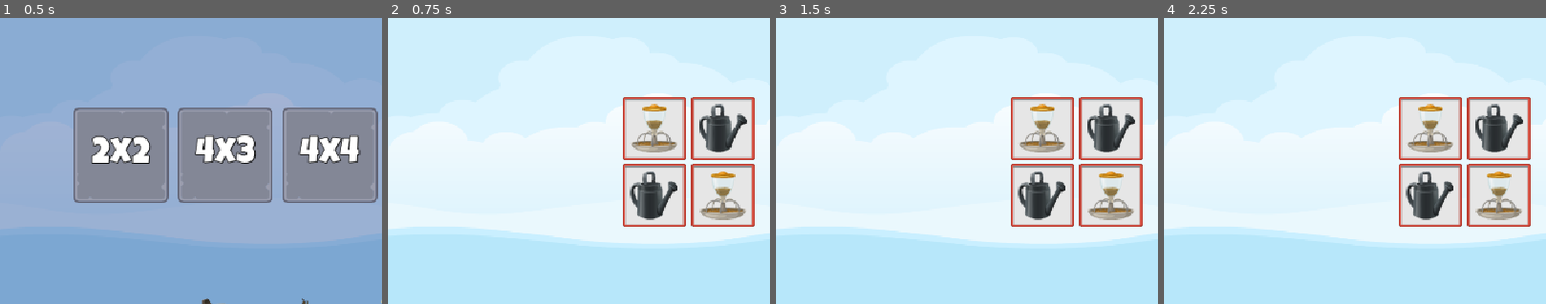
Above: before the commit, frames 1-4 (left to right).
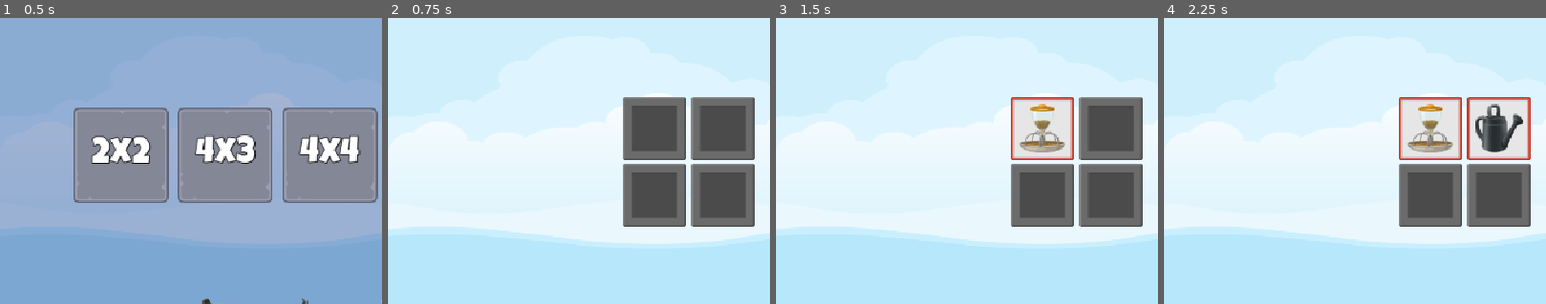
Above: after the commit, the same moments.

Repository: Sanaubia/MemoryMadness
Game: Godot game, scene res://Scenes/Master/Master.tscn
Same seed, same stepped clock (60 frames per second), same inputs: the game is played once before the commit and once after it.
Inputs (mouse positions are % of the whole screen's width and height, from its top left):
- Up to frame 1 (0.5 s): no input
- Up to frame 2 (0.75 s): click "2x2" at 0.5 s
- Up to frame 3 (1.5 s): click (35, 44) at 1.25 s
- Up to frame 4 (2.25 s): click (44, 44) at 2.02 s
The pictures show only the part of the screen within x 0-50%, y 25-75%; the shares and areas given below are measured in that part.

Frame 1 is identical in both runs. In frame 2, 14% of the frame differs, in the area x 61-96%, y 27-73%; in frame 3, 9.9%; in frame 4, 6.8%.

Commit message:
Card selector created

Diff:
--- a/Globals/SignalHub.gd
+++ b/Globals/SignalHub.gd
@@ -2,9 +2,13 @@
 
 signal on_level_selected(level_num: int)
 signal on_game_exit_pressed
+signal on_tile_selected(tile: MemoryTile)
 
 func emit_on_level_selected(level_num: int) -> void:
 	on_level_selected.emit(level_num)
 
 func emit_on_game_exit_pressed() -> void:
 	on_game_exit_pressed.emit()
+
+func emit_on_tile_selected(tile: MemoryTile) -> void:
+	on_tile_selected.emit(tile)
--- a/Scenes/Game/Game.tscn
+++ b/Scenes/Game/Game.tscn
@@ -1,10 +1,11 @@
-[gd_scene load_steps=6 format=3 uid="uid://ca8bu7gsyepo7"]
+[gd_scene load_steps=7 format=3 uid="uid://ca8bu7gsyepo7"]
 
 [ext_resource type="Script" uid="uid://drx4p0t40ot8v" path="res://Scenes/Game/Game.gd" id="1_3k6gv"]
 [ext_resource type="Texture2D" uid="uid://dj4o70iqsvt60" path="res://assets/ui/blue_button00.png" id="2_xbxml"]
 [ext_resource type="LabelSettings" uid="uid://dhhouwadecnak" path="res://Resources/DarkLable_24.tres" id="2_y3kpf"]
 [ext_resource type="LabelSettings" uid="uid://c18wuy3028ll" path="res://Resources/WhiteLable_24.tres" id="3_y3kpf"]
 [ext_resource type="Texture2D" uid="uid://bojeajchkkaml" path="res://assets/ui/green_button00.png" id="4_ln2h6"]
+[ext_resource type="PackedScene" uid="uid://c2srl5nyaogsu" path="res://Scenes/Scorer/Scorer.tscn" id="6_3k6gv"]
 
 [node name="Game" type="Control"]
 layout_mode = 3
@@ -93,4 +94,6 @@
 horizontal_alignment = 1
 vertical_alignment = 1
 
+[node name="Scorer" parent="." instance=ExtResource("6_3k6gv")]
+
 [connection signal="pressed" from="HBoxContainer/MarginContainer/VBoxContainer/ExitButton" to="." method="_on_exit_button_pressed"]
--- a/Scenes/MemoryTile/MemoryTile.gd
+++ b/Scenes/MemoryTile/MemoryTile.gd
@@ -5,14 +5,19 @@
 @onready var frame_image: TextureRect = $FrameImage
 @onready var item_image: TextureRect = $ItemImage
 
-
 # Called when the node enters the scene tree for the first time.
 func _ready() -> void:
-	pass # Replace with function body.
+	reveal(false)
+
+func reveal(r: bool) -> void:
+	frame_image.visible = r
+	item_image.visible = r
 
 func setup(image: Texture2D, frame: Texture2D) -> void:
 	frame_image.texture = frame
 	item_image.texture = image
 
 func _on_pressed() -> void:
-	pass # Replace with function body.
+	if Scorer.SelectionEnabled == true:
+		reveal(true)
+		SignalHub.emit_on_tile_selected(self)
--- /dev/null
+++ b/Scenes/Scorer/Scorer.gd
@@ -0,0 +1,19 @@
+extends Node
+
+class_name Scorer
+
+static var SelectionEnabled: bool = true
+
+@onready var sound: AudioStreamPlayer = $Sound
+
+var _selections: Array[MemoryTile]
+
+func _enter_tree() -> void:
+	SignalHub.on_tile_selected.connect(on_tile_selected)
+
+func on_tile_selected(tile: MemoryTile) -> void:
+	if tile in _selections:
+		return
+
+	_selections.append(tile)
+	sound.play()
--- /dev/null
+++ b/Scenes/Scorer/Scorer.tscn
@@ -0,0 +1,10 @@
+[gd_scene load_steps=3 format=3 uid="uid://c2srl5nyaogsu"]
+
+[ext_resource type="Script" uid="uid://c7fxdkbxaqnqi" path="res://Scenes/Scorer/Scorer.gd" id="1_pmgxc"]
+[ext_resource type="AudioStream" uid="uid://cr133qy31brpw" path="res://assets/sounds/sfx_sounds_impact1.wav" id="2_0k60u"]
+
+[node name="Scorer" type="Node"]
+script = ExtResource("1_pmgxc")
+
+[node name="Sound" type="AudioStreamPlayer" parent="."]
+stream = ExtResource("2_0k60u")
Not shown, added: Scenes/Scorer/Scorer.gd.uid
